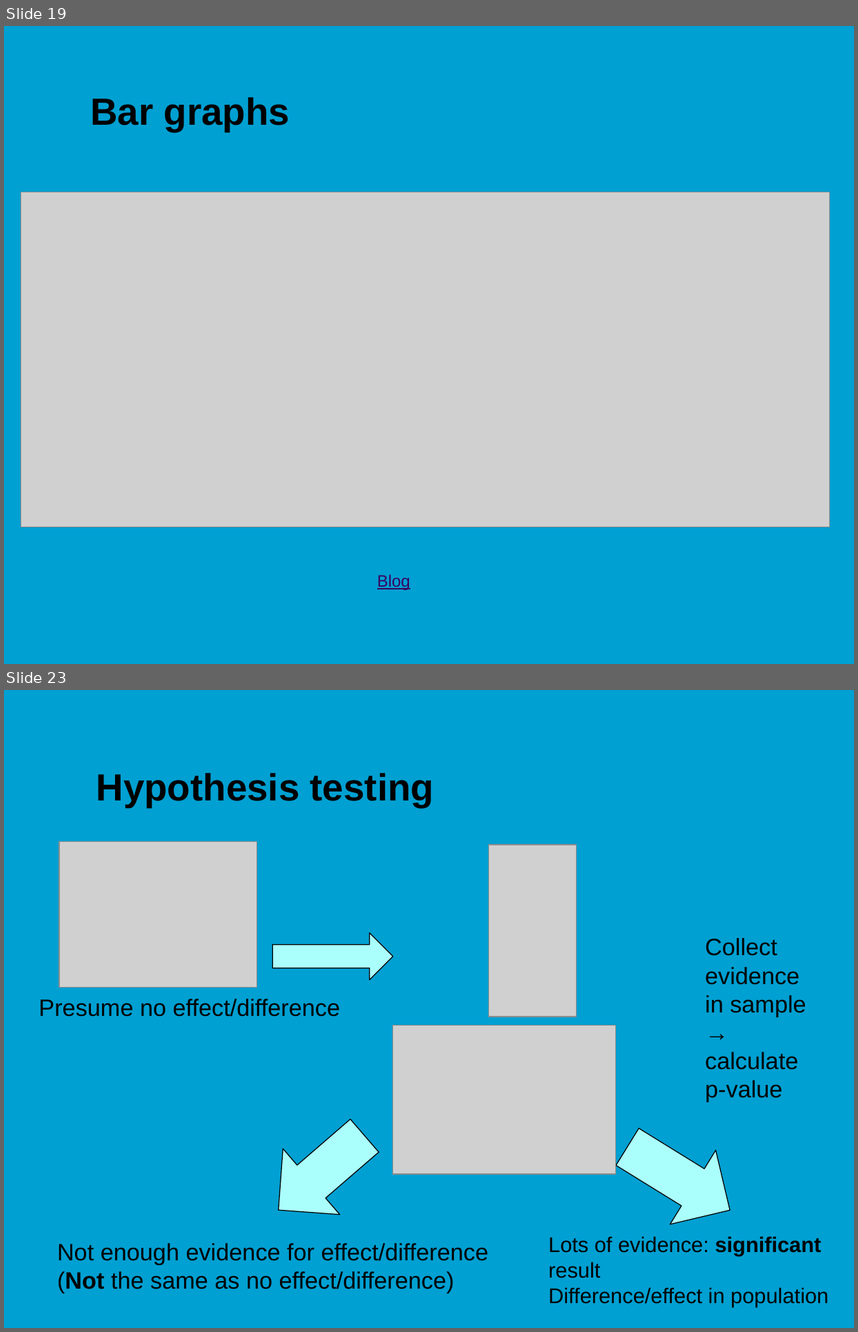
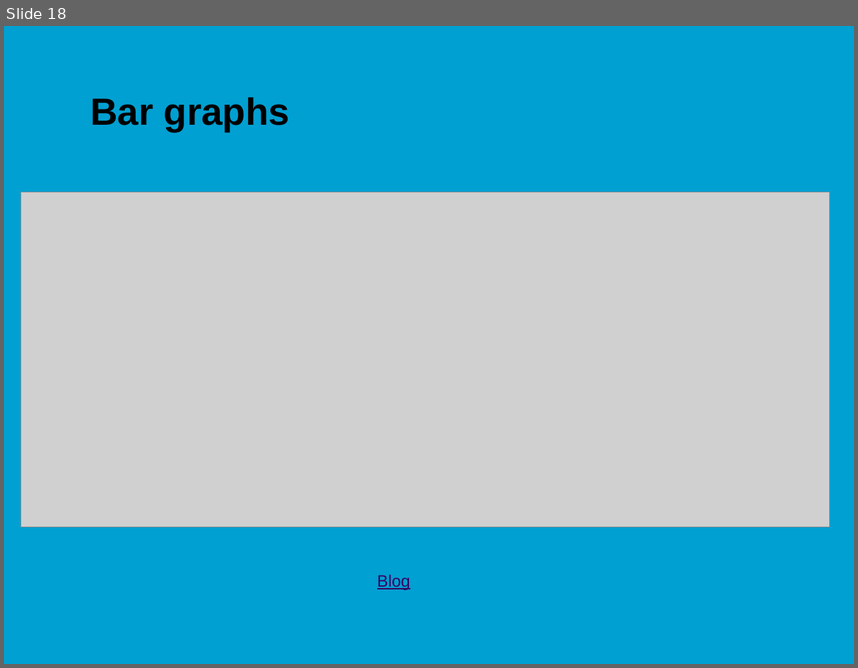
Before and after one commit to jonasmoons/data-driven-learning, a slide deck: slides/Week 2.pptx. Shown one above the other, each under a label of ours: slides 19 and 23 before the commit, slide 18 after it; the slides between them are not shown. The pictures are 858x1332 and 858x668 pixels, drawn with LibreOffice and Linux fonts; fonts in the diff are those of the drawing; grey boxes stand for pictures; background and template pictures are left out. Boxes give left, top, right and bottom in pixels: in the first picture for what was removed or moved away, otherwise in the second. Text is boxed around its words. In the diff, an @@ line names an element or a change of style, - is before the commit and + after.

```diff
--- a/slides/Week 2.pptx
+++ b/slides/Week 2.pptx
@@ slide 23 removed at box(4, 690, 854, 1328), background picture (left out) @@
@@ title removed at box(96, 773, 434, 807) @@
-Hypothesis testing
@@ picture removed at box(59, 841, 257, 987) @@
@@ picture removed at box(488, 845, 576, 1016) @@
@@ right arrow removed at box(272, 933, 393, 980) @@
@@ text removed at box(705, 938, 806, 1101) @@
-Collect evidence in sample
-→ calculate p-value
@@ text removed at box(38, 998, 340, 1016) @@
-Presume no effect/difference
@@ picture removed at box(393, 1025, 616, 1174) @@
@@ down arrow removed at box(250, 1103, 392, 1243) @@
@@ down arrow removed at box(605, 1110, 753, 1247) @@
@@ text removed at box(57, 1243, 488, 1293) @@
-Not enough evidence for effect/difference
-(Not the same as no effect/difference)
@@ text removed at box(548, 1236, 829, 1307) @@
-Lots of evidence: significant result
-Difference/effect in population
@@ what was slide 19 is now slide 18 @@
```
Also in this commit, not shown: 5 slides changed, 10 slides added, 11 other slides removed, 55 other files.
